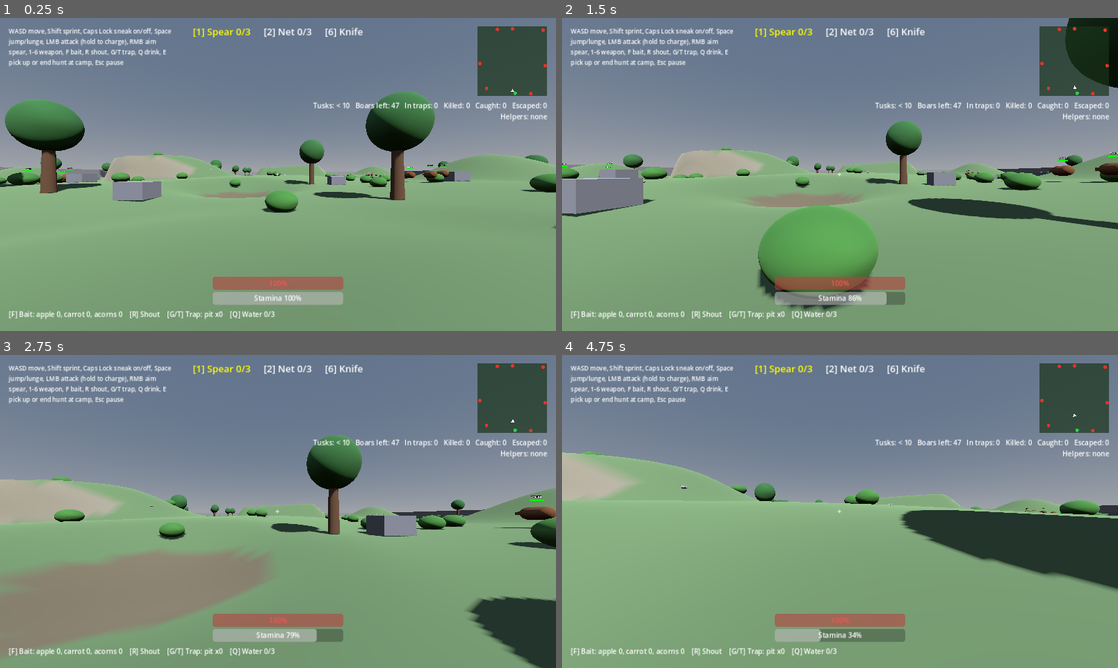
Above: before the commit, frames 1-4 (two rows, left to right).
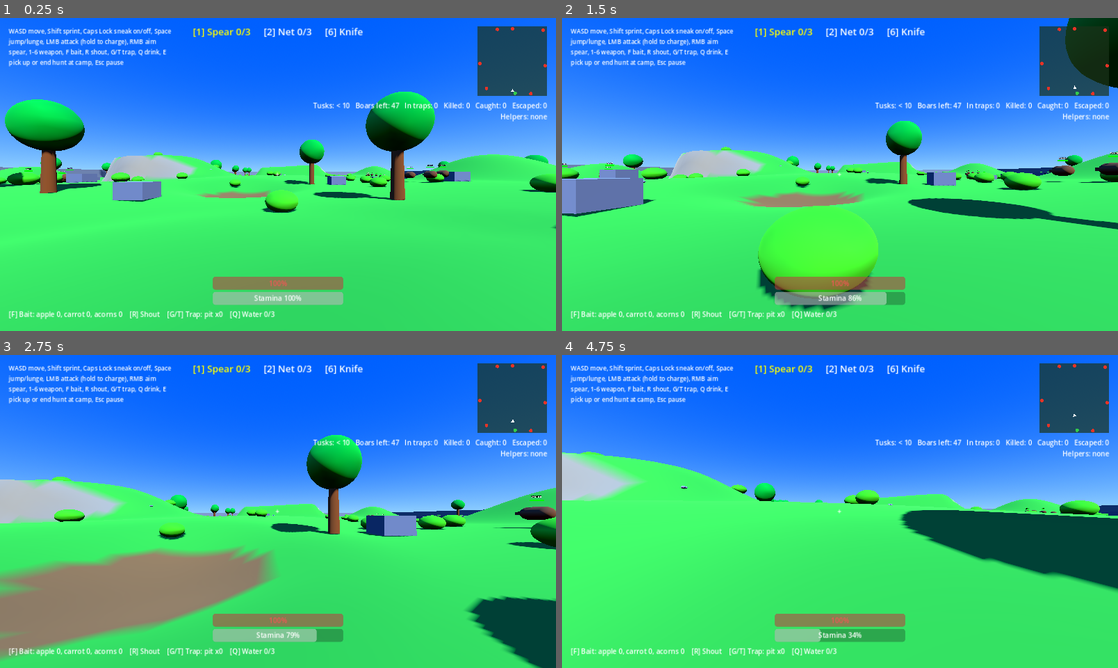
Above: after the commit, the same moments.

Repository: bageus/where-boar
Game: Godot game, scene res://game/presentation/hunt_map/public/hunt_map.tscn
Same seed, same stepped clock (60 frames per second), same inputs: the game is played once before the commit and once after it. This scene is started directly instead of the project's main scene.
Inputs (mouse positions are in pixels of both pictures, inside the frame that each line leads up to):
- Up to frame 1 (0.25 s): no input
- Up to frame 2 (1.5 s): tap Enter at 0.5 s; move the mouse to (867, 174) at 0.52 s; hold Right mouse button (aim) 0.53-1.28 s; hold W (move_forward) from 0.53 s (still down); tap Space (jump) at 0.77 s; move the mouse to (812, 174) at 1.27 s; click (812, 174) at 1.35 s
- Up to frame 3 (2.75 s): keep holding W (move_forward); tap Space (jump) at 1.52 s; move the mouse to (289, 505) at 2.02 s; hold F (bait) from 2.03 s (still down)
- Up to frame 4 (4.75 s): keep holding W (move_forward); move the mouse to (834, 517) at 2.77 s; release F (bait) at 2.78 s; tap Caps Lock (crouch) at 2.85 s; tap Space (jump) at 3.02, 3.77, 4.52 s; move the mouse to (878, 514) at 3.52 s; hold Q (drink) 3.53-4.28 s; move the mouse to (795, 508) at 4.27 s; tap E (interact) at 4.35 s

The runs differ from the first frame. In frame 1, 97% of the frame differs, in the area x 0-100%, y 0-100%; in frame 2, 96%; in frame 3, 89%; in frame 4, 99%.
Error in both runs: Invalid access to property or key 'spawn_weight' on a base object of type 'Resource'. (res://game/features/boar/public/boar_types.gd:20)

Commit message:
Hunt map: more vivid terrain, vegetation, sky and saturation grade
Co-Authored-By: Claude Sonnet 5.5 <noreply@anthropic.com>
Claude-Session: https://claude.ai/code/session_017Jb3ZhZbGcKeS9PzfbgrjE

Diff:
--- a/game/presentation/hunt_map/props/bush.tscn
+++ b/game/presentation/hunt_map/props/bush.tscn
@@ -1,7 +1,7 @@
 [gd_scene load_steps=4 format=3]
 
 [sub_resource type="StandardMaterial3D" id="Mat_bush"]
-albedo_color = Color(0.25, 0.45, 0.2, 1)
+albedo_color = Color(0.3, 0.65, 0.15, 1)
 
 [sub_resource type="SphereMesh" id="Mesh_bush"]
 material = SubResource("Mat_bush")
--- a/game/presentation/hunt_map/props/ground.tscn
+++ b/game/presentation/hunt_map/props/ground.tscn
@@ -4,7 +4,7 @@
 size = Vector3(160, 1, 160)
 
 [sub_resource type="StandardMaterial3D" id="Mat_grass"]
-albedo_color = Color(0.36, 0.45, 0.3, 1)
+albedo_color = Color(0.28, 0.58, 0.2, 1)
 
 [sub_resource type="BoxMesh" id="Mesh_ground"]
 material = SubResource("Mat_grass")
--- a/game/presentation/hunt_map/props/river_segment.tscn
+++ b/game/presentation/hunt_map/props/river_segment.tscn
@@ -6,7 +6,7 @@
 size = Vector3(4, 2, 6)
 
 [sub_resource type="StandardMaterial3D" id="Mat_water"]
-albedo_color = Color(0.2, 0.45, 0.75, 1)
+albedo_color = Color(0.1, 0.5, 0.95, 1)
 
 [sub_resource type="BoxMesh" id="Mesh_water"]
 material = SubResource("Mat_water")
--- a/game/presentation/hunt_map/props/terrain.gd
+++ b/game/presentation/hunt_map/props/terrain.gd
@@ -4,9 +4,9 @@
 ## Green Valley ground (D039): one smooth height map with hills, a mesa, a cliff over the river and hollows.
 ## The heights are baked by tools/bake_green_valley.py; the visible surface is drawn from the same data.
 
-const GRASS := Color(0.36, 0.45, 0.3)
-const ROCK := Color(0.5, 0.47, 0.4)
-const MUD := Color(0.4, 0.36, 0.28)
+const GRASS := Color(0.28, 0.58, 0.2)
+const ROCK := Color(0.58, 0.52, 0.42)
+const MUD := Color(0.5, 0.36, 0.2)
 ## Slopes steeper than this (normal.y below it, about 40 degrees) look like bare rock.
 const ROCK_NORMAL_Y := 0.75
 
--- a/game/presentation/hunt_map/props/tree.tscn
+++ b/game/presentation/hunt_map/props/tree.tscn
@@ -5,7 +5,7 @@
 height = 4.0
 
 [sub_resource type="StandardMaterial3D" id="Mat_bark"]
-albedo_color = Color(0.35, 0.25, 0.18, 1)
+albedo_color = Color(0.45, 0.27, 0.13, 1)
 
 [sub_resource type="CylinderMesh" id="Mesh_trunk"]
 material = SubResource("Mat_bark")
@@ -14,7 +14,7 @@
 height = 4.0
 
 [sub_resource type="StandardMaterial3D" id="Mat_leaves"]
-albedo_color = Color(0.2, 0.38, 0.2, 1)
+albedo_color = Color(0.1, 0.55, 0.18, 1)
 
 [sub_resource type="SphereMesh" id="Mesh_crown"]
 material = SubResource("Mat_leaves")
--- a/game/presentation/hunt_map/public/hunt_map.tscn
+++ b/game/presentation/hunt_map/public/hunt_map.tscn
@@ -14,6 +14,9 @@
 [ext_resource type="PackedScene" path="res://game/presentation/hunt_map/props/stone_pile.tscn" id="13_stones"]
 
 [sub_resource type="ProceduralSkyMaterial" id="Sky_mat"]
+sky_top_color = Color(0.15, 0.4, 0.9, 1)
+sky_horizon_color = Color(0.65, 0.82, 1, 1)
+ground_horizon_color = Color(0.65, 0.82, 1, 1)
 
 [sub_resource type="Sky" id="Sky_res"]
 sky_material = SubResource("Sky_mat")
@@ -22,6 +25,9 @@
 background_mode = 2
 sky = SubResource("Sky_res")
 ambient_light_source = 3
+adjustment_enabled = true
+adjustment_saturation = 1.35
+adjustment_contrast = 1.08
 
 [node name="HuntMap" type="Node3D"]
 script = ExtResource("1_map")
